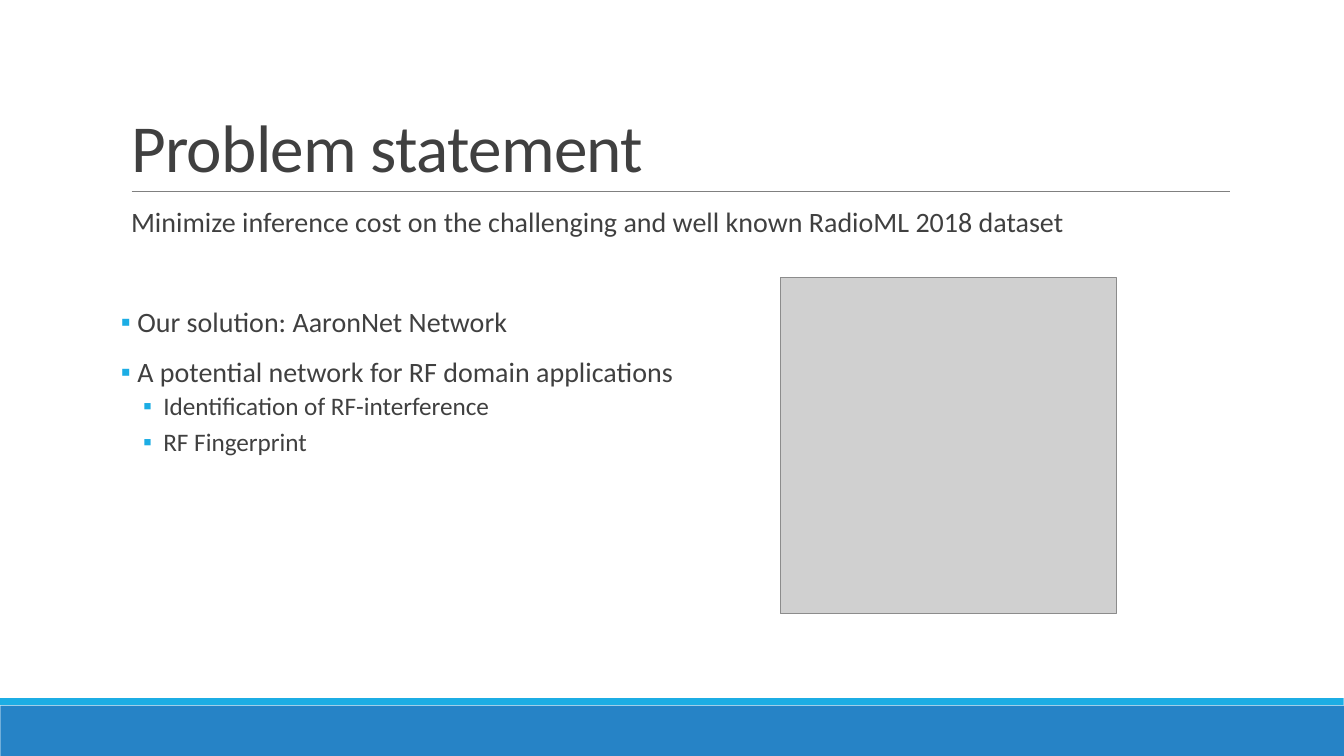
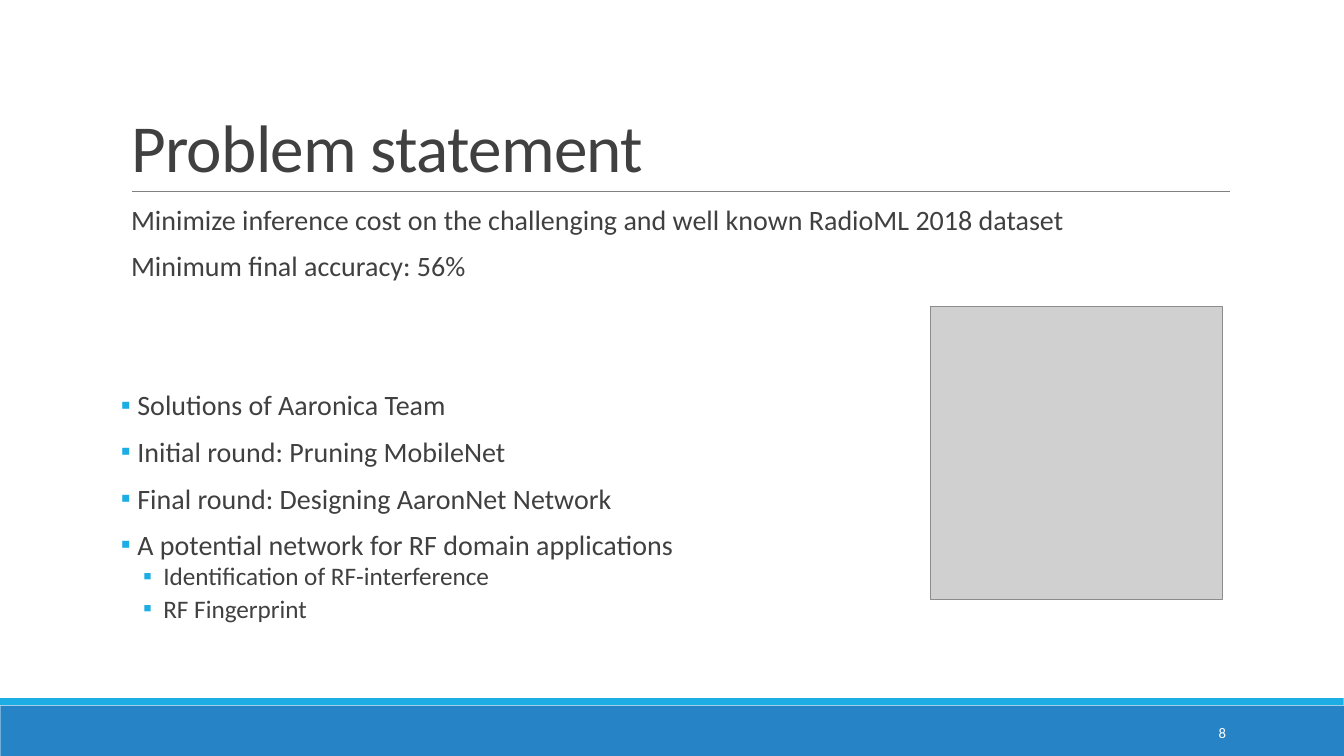
Before and after one commit to ITU-AI-ML-in-5G-Challenge/ITU-ML5G-PS-007-Aaronica, a slide deck: slide 8 of GrandFinale.pptx. Drawn at 1344x756 pixels with LibreOffice and Linux fonts; fonts in the diff are those of the drawing; grey boxes stand for pictures. Boxes give left, top, right and bottom in pixels: in the first picture for what was removed or moved away, otherwise in the second. Text is boxed around its words. In the diff, an @@ line names an element or a change of style, - is before the commit and + after.

```diff
--- a/GrandFinale.pptx
+++ b/GrandFinale.pptx
@@ text at (131, 210, 1064, 623): line spacing 0.9 to 0.8 @@
@@ text at (131, 256, 611, 514): text changed @@
-▪ Our solution: AaronNet Network
+  Minimum final accuracy: 56%
+▪ Solutions of Aaronica Team
+▪ Initial round: Pruning MobileNet
+▪ Final round: Designing AaronNet Network
@@ picture: place and size @@
-picture at (780, 278, 1116, 614)
+picture at (931, 307, 1223, 599)
@@ page number added at (1219, 728, 1226, 738), 10.5 pt, text #FFFFFF @@
+8
```
Also in this commit, not shown: 11 other slides changed, 1 slide added, 1 slide removed, 1 other file.
